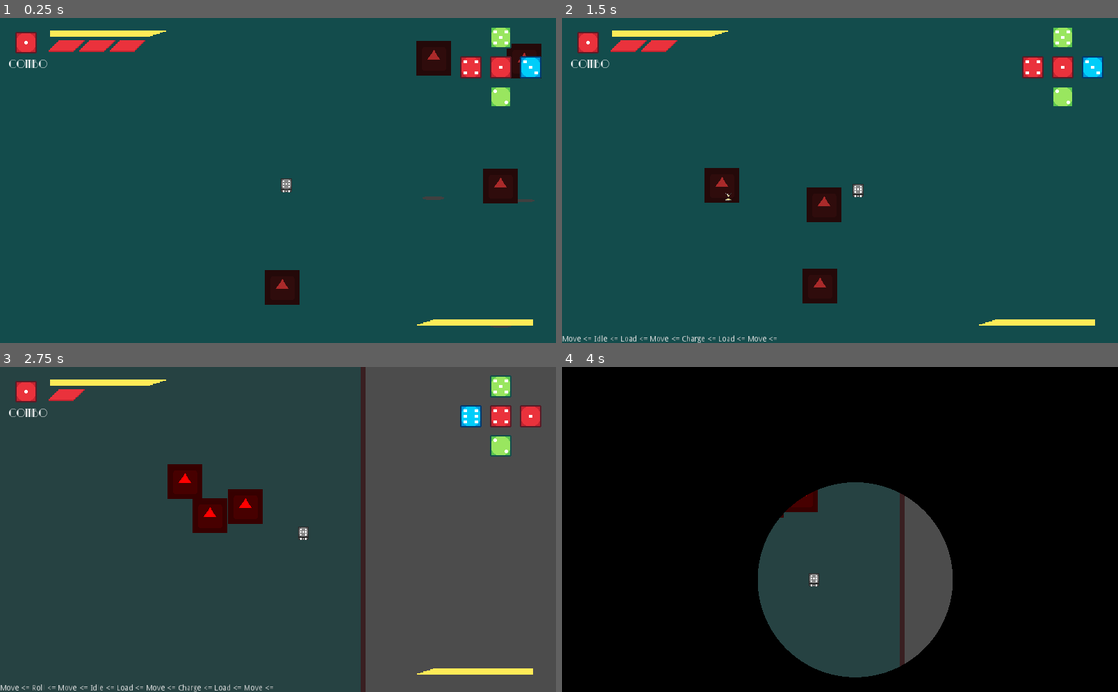
Above: before the commit, frames 1-4 (two rows, left to right).
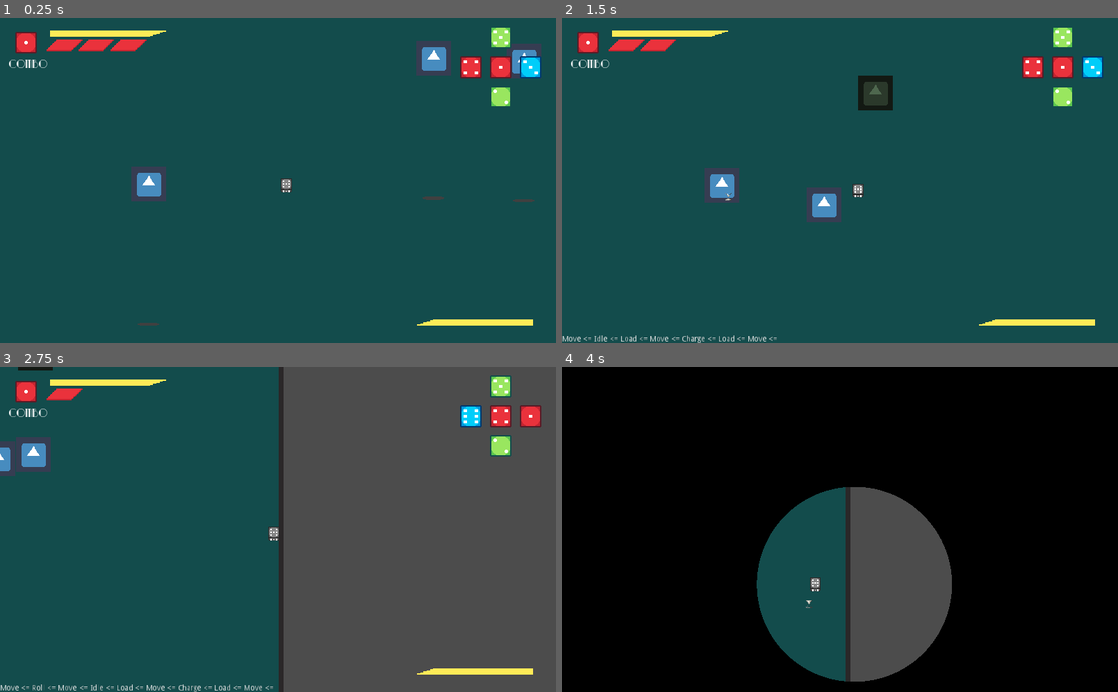
Above: after the commit, the same moments.

Repository: andrebariani/gmtk2022
Game: Godot game, scene res://src/Main.tscn
The game is run twice, just before and just after one commit, with the same random seed, the same clock (stepped at 60 frames per second) and the same inputs. The engine's default icon, where the game draws it, is replaced by a stand-in: a white triangle on a blue panel in a dark square.
Inputs (mouse positions are in pixels of both pictures, inside the frame that each line leads up to):
- Up to frame 1 (0.25 s): no input
- Up to frame 2 (1.5 s): tap Enter (ui_accept) at 0.5, 0.77 s; move the mouse to (962, 164) at 0.52 s; hold D (move_right) 0.53-1.28 s; click (962, 164) at 0.6 s; move the mouse to (728, 196) at 1.27 s; hold S (move_down) from 1.28 s (still down); click (728, 196) at 1.35 s
- Up to frame 3 (2.75 s): tap Enter (ui_accept) at 1.52 s; move the mouse to (333, 458) at 2.02 s; release S (move_down) at 2.03 s; hold D (move_right) from 2.03 s (still down); tap Space (roll) at 2.1 s; click (333, 458) at 2.3 s
- Up to frame 4 (4 s): move the mouse to (812, 594) at 2.77 s; release D (move_right) at 2.78 s; hold W (move_up) 2.78-3.53 s; click (812, 594) at 2.85 s; tap Enter (ui_accept) at 3.02, 3.77 s; move the mouse to (1006, 578) at 3.52 s; hold A (move_left) from 3.53 s (still down); click (1006, 578) at 3.6 s

The runs differ from the first frame. In frame 1, 3.2% of the frame differs, in the area x 8-98%, y 6-96%; in frame 2, 2.8%; in frame 3, 18%, in the area x 0-66%, y 0-100%; in frame 4, 7.2%.

Commit message:
various bugfixes, main menu bg first version

Diff:
--- a/src/Main.gd
+++ b/src/Main.gd
@@ -38,7 +38,8 @@
 		faces.get_face(Constants.LEFT),
 		faces.get_face(Constants.RIGHT),
 		faces.get_face(Constants.DOWN))
-	shaders.set_current_color(faces.get_current_enemy_type())
+	for enemy in get_tree().get_nodes_in_group("enemies"):
+		enemy.set_highlighted_color(faces.get_current_enemy_type())
 
 	camera.shake_camera(80)
 
--- a/src/entities/enemies/Enemy_base.gd
+++ b/src/entities/enemies/Enemy_base.gd
@@ -13,6 +13,9 @@
 var movement_status = NORMAL
 var protections = 0
 var knockback_vector
+
+var enemies_to_int = {Constants.MELEE:0, Constants.RANGED:1,
+	Constants.SUPPORT:2}
 
 signal enemy_died(enemy)
 
@@ -77,14 +80,21 @@
 func _on_Knockback_timer_timeout():
 	movement_status = NORMAL
 
-func _on_AnimationPlayer_animation_finished(anim_name):
+
+func _on_AnimationPlayer_animation_finished(_anim_name):
 	movement_status = NORMAL
+
 
 func take_knockback(received_knockback_vector, knockback_time = 1):
 	knockback_timer.start(knockback_time)
 	movement_status = KNOCKBACK
 	knockback_vector = received_knockback_vector
 
+
+func set_highlighted_color(enemy_type):
+	sprite.material.set_shader_param("color", enemies_to_int[enemy_type])
+
+
 func _on_FallHitbox_area_entered(area):
 	# matar inimigos que estavam embaixo dele durante o spawn
 	if movement_status != GOING_DOWN:
--- a/src/entities/enemies/Enemy_base.tscn
+++ b/src/entities/enemies/Enemy_base.tscn
@@ -159,7 +159,7 @@
 [sub_resource type="RectangleShape2D" id=3]
 extents = Vector2( 31, 9 )
 
-[node name="Enemy_base" type="KinematicBody2D"]
+[node name="Enemy_base" type="KinematicBody2D" groups=["enemies"]]
 collision_layer = 2
 collision_mask = 518
 script = ExtResource( 1 )
--- a/src/entities/enemies/Melee_enemy.gd
+++ b/src/entities/enemies/Melee_enemy.gd
@@ -47,4 +47,6 @@
 	if body.has_method("take_damage"):
 		body.take_damage()
 	if body.has_method("take_knockback"):
-		body.take_knockback(charge_direction * speed * charge_mult / 100)
+		body.take_knockback(charge_direction * speed * charge_mult / 25)
+		$Timer_charge.stop()
+		_on_Timer_charge_timeout()
--- a/src/entities/enemies/Melee_enemy.tscn
+++ b/src/entities/enemies/Melee_enemy.tscn
@@ -1,12 +1,17 @@
-[gd_scene load_steps=9 format=2]
+[gd_scene load_steps=10 format=2]
 
 [ext_resource path="res://src/entities/enemies/Enemy_chaser.tscn" type="PackedScene" id=1]
-[ext_resource path="res://src/shaders/BlackWhite.gdshader" type="Shader" id=2]
+[ext_resource path="res://src/shaders/EnemySaturation.gdshader" type="Shader" id=2]
 [ext_resource path="res://src/entities/enemies/Melee_enemy.gd" type="Script" id=3]
 
+[sub_resource type="ShaderMaterial" id=8]
+
 [sub_resource type="ShaderMaterial" id=7]
+resource_local_to_scene = true
 shader = ExtResource( 2 )
 shader_param/active = false
+shader_param/saturation = 1.0
+shader_param/color = 0
 
 [sub_resource type="RectangleShape2D" id=1]
 extents = Vector2( 31.5, 31.25 )
@@ -22,6 +27,7 @@
 
 [node name="Melee_enemy" instance=ExtResource( 1 )]
 light_mask = 3
+material = SubResource( 8 )
 scale = Vector2( 2, 2 )
 collision_mask = 6
 script = ExtResource( 3 )
@@ -29,18 +35,21 @@
 charge_mult = 7.0
 
 [node name="Sprite" parent="." index="0"]
-modulate = Color( 1, 0, 0, 1 )
 material = SubResource( 7 )
 
 [node name="CollisionShape2D" parent="." index="1"]
 position = Vector2( -0.5, -0.25 )
 shape = SubResource( 1 )
 
+[node name="Hurtbox" parent="." index="2"]
+visible = false
+
 [node name="CollisionShape2D" parent="Hurtbox" index="0"]
 position = Vector2( 0, 0.25 )
 shape = SubResource( 4 )
 
 [node name="Hitbox" type="Area2D" parent="." index="4"]
+visible = false
 collision_layer = 64
 collision_mask = 8
 
@@ -49,6 +58,7 @@
 shape = SubResource( 5 )
 
 [node name="Range" type="Area2D" parent="." index="5"]
+visible = false
 collision_layer = 0
 
 [node name="CollisionShape2D" type="CollisionShape2D" parent="Range" index="0"]
@@ -70,6 +80,7 @@
 position = Vector2( 0, 33.5469 )
 
 [node name="FallHitbox" parent="." index="11"]
+visible = false
 collision_layer = 1
 collision_mask = 1
 
--- a/src/entities/enemies/Protector_enemy.gd
+++ b/src/entities/enemies/Protector_enemy.gd
@@ -10,3 +10,8 @@
 	body.protections -= 1
 	if body.protections <= 0 and body.sprite.material != null:
 		body.sprite.material.set_shader_param("active", false)
+
+
+func _on_AnimationPlayer_animation_finished(anim_name):
+	._on_AnimationPlayer_animation_finished(anim_name)
+	$Light2D.visible = true
--- a/src/entities/enemies/Protector_enemy.tscn
+++ b/src/entities/enemies/Protector_enemy.tscn
@@ -1,8 +1,44 @@
-[gd_scene load_steps=7 format=2]
+[gd_scene load_steps=9 format=2]
 
 [ext_resource path="res://src/entities/enemies/Enemy_base.tscn" type="PackedScene" id=1]
 [ext_resource path="res://assets/sprites/circle.png" type="Texture" id=2]
 [ext_resource path="res://src/entities/enemies/Protector_enemy.gd" type="Script" id=3]
+
+[sub_resource type="Shader" id=6]
+code = "shader_type canvas_item;
+
+uniform bool active = false;
+uniform float saturation = 1.0;
+uniform int color = 0; // 0 for red, 1 for green, 2 for blue
+
+void fragment() {
+	vec3 c = texture(TEXTURE, UV).rgb;
+
+	if (active) {
+		float avg = (c.r + c.g + c.b) / 3.0;
+		COLOR.rgb = vec3(avg);
+	}
+	else {
+		// If the selected color is not the primary color, reduce saturation
+		if ((color == 0 && (c.r < c.g || c.r < c.b)) ||
+			(color == 1 && (c.g < c.r || c.g < c.b)) ||
+			(color == 2 && (c.b < c.r || c.b < c.g))) {
+			float avg = (c.r + c.g + c.b) / 3.0;
+			c.r = (c.r * saturation) + (avg * (1.0 - saturation));
+			c.g = (c.g * saturation) + (avg * (1.0 - saturation));
+			c.b = (c.b * saturation) + (avg * (1.0 - saturation));
+		}
+
+		COLOR.rgb = c;
+	}
+}"
+
+[sub_resource type="ShaderMaterial" id=5]
+resource_local_to_scene = true
+shader = SubResource( 6 )
+shader_param/active = false
+shader_param/saturation = 1.0
+shader_param/color = 0
 
 [sub_resource type="RectangleShape2D" id=2]
 extents = Vector2( 30, 31 )
@@ -20,6 +56,7 @@
 
 [node name="Sprite" parent="." index="0"]
 modulate = Color( 0, 0.368627, 1, 1 )
+material = SubResource( 5 )
 
 [node name="CollisionShape2D" parent="." index="1"]
 shape = SubResource( 2 )
@@ -28,6 +65,7 @@
 shape = SubResource( 1 )
 
 [node name="Light2D" type="Light2D" parent="." index="4"]
+visible = false
 texture = ExtResource( 2 )
 color = Color( 0.478431, 0.67451, 0.94902, 1 )
 range_item_cull_mask = 2
--- a/src/entities/enemies/Ranged_enemy.gd
+++ b/src/entities/enemies/Ranged_enemy.gd
@@ -3,6 +3,8 @@
 var aiming = false
 var in_range = false
 const BULLET_WIDTH = Vector2(10,0)
+
+export var TIME_TO_SHOOT = 2
 
 # onready var shoot_animation = $ShootAnimation
 onready var Bullet = preload("res://src/entities/enemies/Bullet.tscn")
@@ -22,7 +24,7 @@
 	elif in_range:
 		if is_path_to_player_free():
 			movement_status = STOP
-			$Timer_shoot.start()
+			$Timer_shoot.start(TIME_TO_SHOOT)
 			aiming = true
 
 
--- a/src/entities/enemies/Ranged_enemy.tscn
+++ b/src/entities/enemies/Ranged_enemy.tscn
@@ -2,11 +2,42 @@
 
 [ext_resource path="res://src/entities/enemies/Enemy_chaser.tscn" type="PackedScene" id=1]
 [ext_resource path="res://src/entities/enemies/Ranged_enemy.gd" type="Script" id=2]
-[ext_resource path="res://src/shaders/BlackWhite.gdshader" type="Shader" id=3]
+
+[sub_resource type="Shader" id=5]
+code = "shader_type canvas_item;
+
+uniform bool active = false;
+uniform float saturation = 1.0;
+uniform int color = 0; // 0 for red, 1 for green, 2 for blue
+
+void fragment() {
+	vec3 c = texture(TEXTURE, UV).rgb;
+
+	if (active) {
+		float avg = (c.r + c.g + c.b) / 3.0;
+		COLOR.rgb = vec3(avg);
+	}
+	else {
+		// If the selected color is not the primary color, reduce saturation
+		if ((color == 0 && (c.r < c.g || c.r < c.b)) ||
+			(color == 1 && (c.g < c.r || c.g < c.b)) ||
+			(color == 2 && (c.b < c.r || c.b < c.g))) {
+			float avg = (c.r + c.g + c.b) / 3.0;
+			c.r = (c.r * saturation) + (avg * (1.0 - saturation));
+			c.g = (c.g * saturation) + (avg * (1.0 - saturation));
+			c.b = (c.b * saturation) + (avg * (1.0 - saturation));
+		}
+
+		COLOR.rgb = c;
+	}
+}"
 
 [sub_resource type="ShaderMaterial" id=4]
-shader = ExtResource( 3 )
+resource_local_to_scene = true
+shader = SubResource( 5 )
 shader_param/active = false
+shader_param/saturation = 1.0
+shader_param/color = 0
 
 [sub_resource type="RectangleShape2D" id=2]
 extents = Vector2( 29.5, 30 )
--- a/src/entities/player/Player.gd
+++ b/src/entities/player/Player.gd
@@ -71,6 +71,8 @@
 	inputHelper.init(self)
 	stateMachine.init(self)
 
+	toggle_charge(true)
+
 	if debug:
 		$CanvasLayer/Debug.visible = true
 		$DieSide.visible = true
@@ -185,6 +187,9 @@
 func _on_Charge_enemy_killed():
 	toggle_charge(true)
 	emit_signal("enemy_killed")
+	_hurtbox.call_deferred("disabled", true)
+	_invincibleTimer.start(INVINCIBLE_DURATION/2)
+
 
 	if dieFaces.get_current_face() == next_combo_face:
 		next_combo_face += 1
@@ -192,11 +197,11 @@
 			set_health(MAX_HEALTH)
 			emit_signal("triggered_combo")
 			next_combo_face = 1
-		else:
-			emit_signal("advanced_combo", next_combo_face)
 
 	else:
 		next_combo_face = 1
+
+	emit_signal("advanced_combo", next_combo_face)
 
 
 func _on_InvincibleTimer_timeout():
--- a/src/entities/player/Player.tscn
+++ b/src/entities/player/Player.tscn
@@ -183,6 +183,7 @@
 visible = false
 scale = Vector2( 2, 2 )
 frames = SubResource( 8 )
+frame = 1
 playing = true
 script = ExtResource( 12 )
 
--- a/src/entities/player/states/Charge.gd
+++ b/src/entities/player/states/Charge.gd
@@ -19,6 +19,7 @@
 	e.has_dir_control = false
 	e.hitbox.monitoring = true
 	starting_load = e.load_amount
+	e.toggle_charge(false)
 
 
 func run(delta):
@@ -40,7 +41,6 @@
 	e.hitbox.set_deferred("monitoring", false)
 	e.take_knockback(look_vector * 1500)
 
-	e.toggle_charge(false)
 	timer.start()
 
 
--- a/src/shaders/BlackWhite.gdshader
+++ /dev/null
@@ -1,14 +0,0 @@
-shader_type canvas_item;
-
-uniform bool active = false;
-
-void fragment() {
-	vec3 c = texture(TEXTURE, UV).rgb;
-
-	if (!active)
-		COLOR.rgb = c;
-	else {
-		float avg = (c.r + c.g + c.b) / 3.0;
-		COLOR.rgb = vec3(avg);
-	}
-}
--- /dev/null
+++ b/src/shaders/EnemySaturation.gdshader
@@ -0,0 +1,27 @@
+shader_type canvas_item;
+
+uniform bool active = false;
+uniform float saturation = 1.0;
+uniform int color = 0; // 0 for red, 1 for green, 2 for blue
+
+void fragment() {
+	vec3 c = texture(TEXTURE, UV).rgb;
+
+	if (active) {
+		float avg = (c.r + c.g + c.b) / 3.0;
+		COLOR.rgb = vec3(avg);
+	}
+	else {
+		// If the selected color is not the primary color, reduce saturation
+		if ((color == 0 && (c.r < c.g || c.r < c.b)) ||
+			(color == 1 && (c.g < c.r || c.g < c.b)) ||
+			(color == 2 && (c.b < c.r || c.b < c.g))) {
+			float avg = (c.r + c.g + c.b) / 3.0;
+			c.r = (c.r * saturation) + (avg * (1.0 - saturation));
+			c.g = (c.g * saturation) + (avg * (1.0 - saturation));
+			c.b = (c.b * saturation) + (avg * (1.0 - saturation));
+		}
+
+		COLOR.rgb = c;
+	}
+}
--- a/src/shaders/ScreenShader.tscn
+++ b/src/shaders/ScreenShader.tscn
@@ -7,7 +7,7 @@
 
 [sub_resource type="ShaderMaterial" id=1]
 shader = ExtResource( 1 )
-shader_param/saturation = 0.5
+shader_param/saturation = 0.1
 shader_param/color = 2
 
 [sub_resource type="ShaderMaterial" id=3]
--- a/src/spawner/Enemies_spawner.gd
+++ b/src/spawner/Enemies_spawner.gd
@@ -35,19 +35,24 @@
 
 	spawn_enemies()
 
+
 func _process(_delta):
 	position = player.global_position
+
 
 func _on_Timer_timeout():
 	spawn_enemies()
 	$Timer.start(SPAWN_DELAY)
 
+
 func spawn_enemies():
 	var qnt_attack_enemies = round(game_time / 30) + 2
-	var qnt_support_enemies = round(game_time / 60)
+	var qnt_support_enemies = round(game_time / 60) + 1
 	qnt_enemies_alive += qnt_attack_enemies + qnt_support_enemies
 
-	for _i in range(qnt_attack_enemies):
+	spawn_enemy(attack_enemies[0])
+	spawn_enemy(attack_enemies[1])
+	for _i in range(qnt_attack_enemies-2):
 		var selected = attack_enemies[rng.randi_range(0, len(attack_enemies) - 1)]
 		spawn_enemy(selected)
 
@@ -55,11 +60,13 @@
 		var selected = support_enemies[rng.randi_range(0, len(support_enemies) - 1)]
 		spawn_enemy(selected)
 
+
 func spawn_enemy(Enemy):
 	var enemy = Enemy.instance()
 	ysort.call_deferred("add_child", enemy)
 	enemy.position = get_random_position(enemy.get_node("CollisionShape2D").shape)
 	enemy.connect("enemy_died", self, "_on_enemy_death", [enemy])
+
 
 func get_random_position(enemy_colision_shape):
 	# Retorna uma posição aleatória dentro do range do retangulo de largura
--- a/src/ui/UI.tscn
+++ b/src/ui/UI.tscn
@@ -55,36 +55,36 @@
 }
 
 [node name="Health1" type="TextureRect" parent="Healthbar/Slots"]
-margin_left = 16.0
-margin_top = 51.0
-margin_right = 49.0
-margin_bottom = 62.0
-rect_scale = Vector2( 2, 2 )
-rect_pivot_offset = Vector2( 32, 32 )
+margin_left = -4.0
+margin_top = 24.0
+margin_right = 29.0
+margin_bottom = 35.0
+rect_scale = Vector2( 2, 2 )
+rect_pivot_offset = Vector2( 16, 6 )
 texture = ExtResource( 1 )
 __meta__ = {
 "_edit_use_anchors_": false
 }
 
 [node name="Health2" type="TextureRect" parent="Healthbar/Slots"]
-margin_left = 72.0
-margin_top = 51.0
-margin_right = 105.0
-margin_bottom = 62.0
-rect_scale = Vector2( 2, 2 )
-rect_pivot_offset = Vector2( 32, 32 )
+margin_left = 54.0
+margin_top = 24.0
+margin_right = 87.0
+margin_bottom = 35.0
+rect_scale = Vector2( 2, 2 )
+rect_pivot_offset = Vector2( 16, 6 )
 texture = ExtResource( 1 )
 __meta__ = {
 "_edit_use_anchors_": false
 }
 
 [node name="Health3" type="TextureRect" parent="Healthbar/Slots"]
-margin_left = 128.0
-margin_top = 51.0
-margin_right = 161.0
-margin_bottom = 62.0
-rect_scale = Vector2( 2, 2 )
-rect_pivot_offset = Vector2( 32, 32 )
+margin_left = 114.0
+margin_top = 24.0
+margin_right = 147.0
+margin_bottom = 35.0
+rect_scale = Vector2( 2, 2 )
+rect_pivot_offset = Vector2( 16, 6 )
 texture = ExtResource( 1 )
 __meta__ = {
 "_edit_use_anchors_": false
--- a/src/ui/menu/MainMenu.tscn
+++ b/src/ui/menu/MainMenu.tscn
@@ -6,7 +6,7 @@
 [ext_resource path="res://assets/sprites/ui/MenuButtonHover.png" type="Texture" id=4]
 [ext_resource path="res://src/ui/menu/MenuFont.tres" type="DynamicFont" id=5]
 [ext_resource path="res://assets/fonts/NightAtTheOperaNF.ttf" type="DynamicFontData" id=6]
-[ext_resource path="res://src/shaders/burano.png" type="Texture" id=7]
+[ext_resource path="res://assets/bg/clock.png" type="Texture" id=7]
 [ext_resource path="res://src/ui/menu/HSlider.gd" type="Script" id=15]
 [ext_resource path="res://src/ui/menu/MenuButton.gd" type="Script" id=16]
 
@@ -393,11 +393,9 @@
 }
 
 [node name="Background" type="TextureRect" parent="."]
-modulate = Color( 0.403922, 0.286275, 0.286275, 1 )
-margin_left = 91.0
-margin_top = -2.0
-margin_right = 891.0
-margin_bottom = 598.0
+margin_right = 512.0
+margin_bottom = 300.0
+rect_scale = Vector2( 2, 2 )
 texture = ExtResource( 7 )
 __meta__ = {
 "_edit_use_anchors_": false
Binary file added: assets/bg/clock.png
